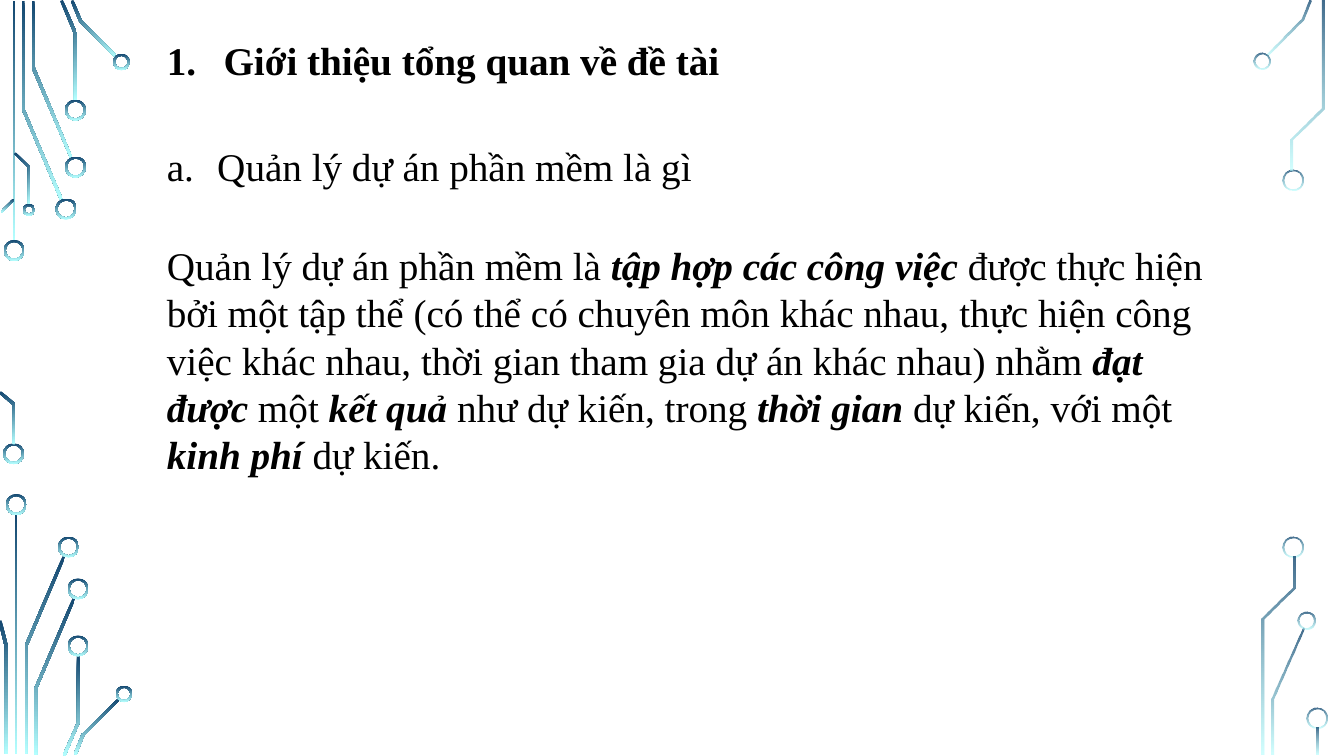
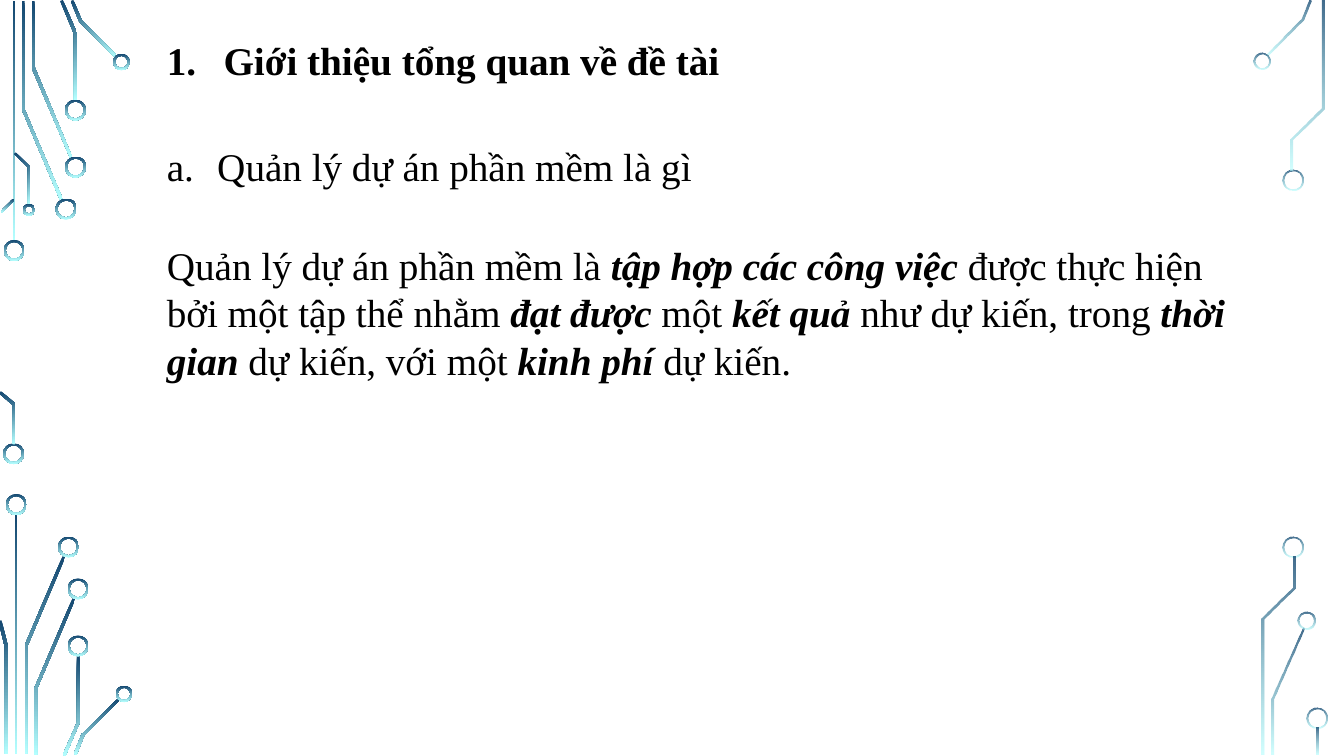
Before and after one commit to NguyenThiHao/DoAnTotNghiep, a slide deck: slide 4 of Documents/Slide do an tot nghiep.pptx. Drawn at 1344x756 pixels with LibreOffice and Linux fonts; fonts in the diff are those of the drawing; background and template pictures are left out. Boxes give left, top, right and bottom in pixels: in the first picture for what was removed or moved away, otherwise in the second. Text is boxed around its words. In the diff, an @@ line names an element or a change of style, - is before the commit and + after.

```diff
--- a/Documents/Slide do an tot nghiep.pptx
+++ b/Documents/Slide do an tot nghiep.pptx
@@ text at (167, 251, 1224, 382): text changed @@
-Quản lý dự án phần mềm là tập hợp các công việc được thực hiện bởi một tập thể (có thể có chuyên môn khác nhau, thực hiện công việc khác nhau, thời gian tham gia dự án khác nhau) nhằm đạt được một kết quả như dự kiến, trong thời gian dự kiến, với một kinh phí dự kiến.
+Quản lý dự án phần mềm là tập hợp các công việc được thực hiện bởi một tập thể nhằm đạt được một kết quả như dự kiến, trong thời gian dự kiến, với một kinh phí dự kiến.
```
Also in this commit, not shown: 3 other slides changed, 2 slides added, 36 other files.
